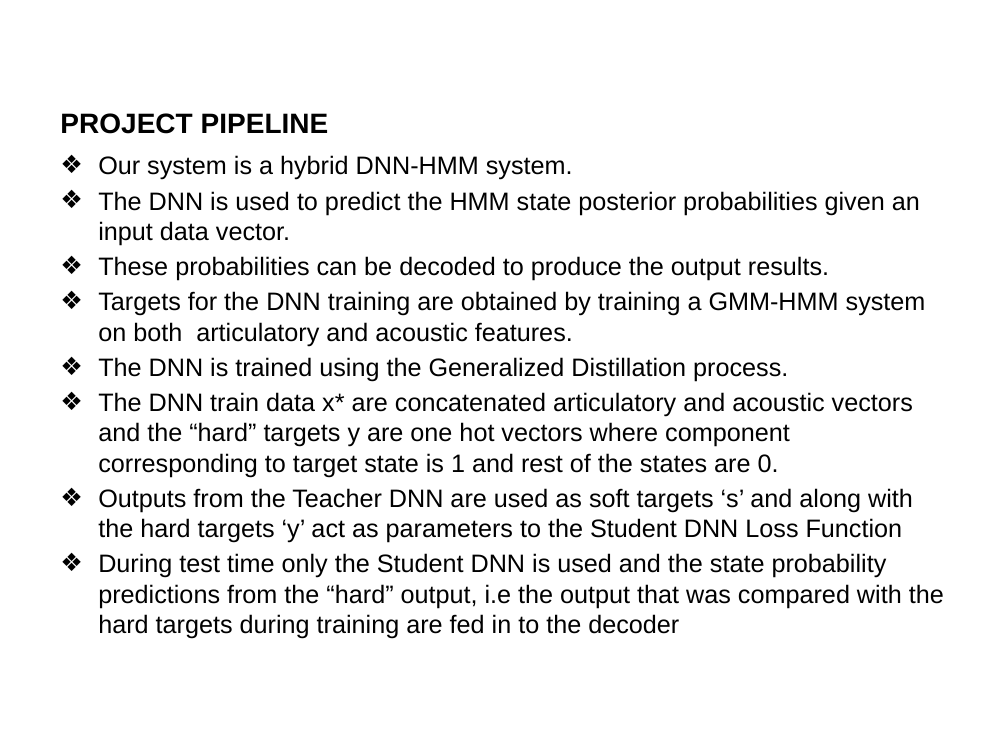
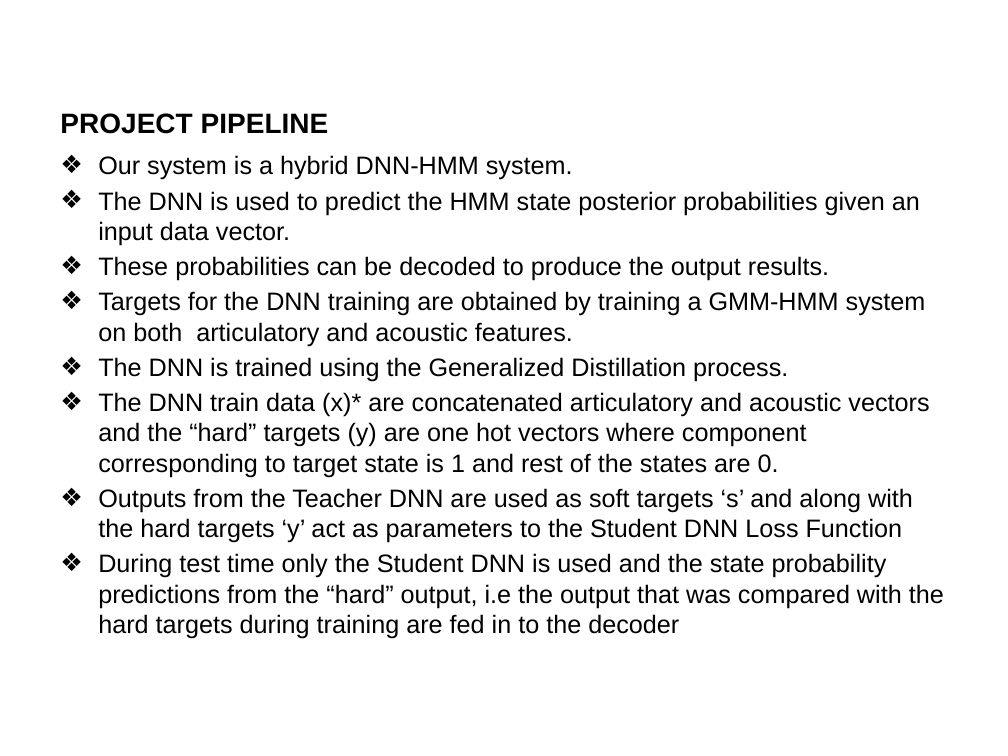
Before and after one commit to Shreyanand/neural_project, a slide deck: slide 4 of NEURAL NETWORKS FINAL PROJECT PRESENTATION.pptx. Drawn at 1008x756 pixels with LibreOffice and Linux fonts; fonts in the diff are those of the drawing; background and template pictures are left out. Boxes give left, top, right and bottom in pixels: in the first picture for what was removed or moved away, otherwise in the second. Text is boxed around its words. In the diff, an @@ line names an element or a change of style, - is before the commit and + after.

```diff
--- a/NEURAL NETWORKS FINAL PROJECT PRESENTATION.pptx
+++ b/NEURAL NETWORKS FINAL PROJECT PRESENTATION.pptx
@@ text at [98,392,929,477]: text changed @@
-❖ The DNN train data x* are concatenated articulatory and acoustic vectors and the “hard” targets y are one hot vectors where component corresponding to target state is 1 and rest of the states are 0.
+❖ The DNN train data (x)* are concatenated articulatory and acoustic vectors and the “hard” targets (y) are one hot vectors where component corresponding to target state is 1 and rest of the states are 0.
```
Also in this commit, not shown: 3 other slides changed.
